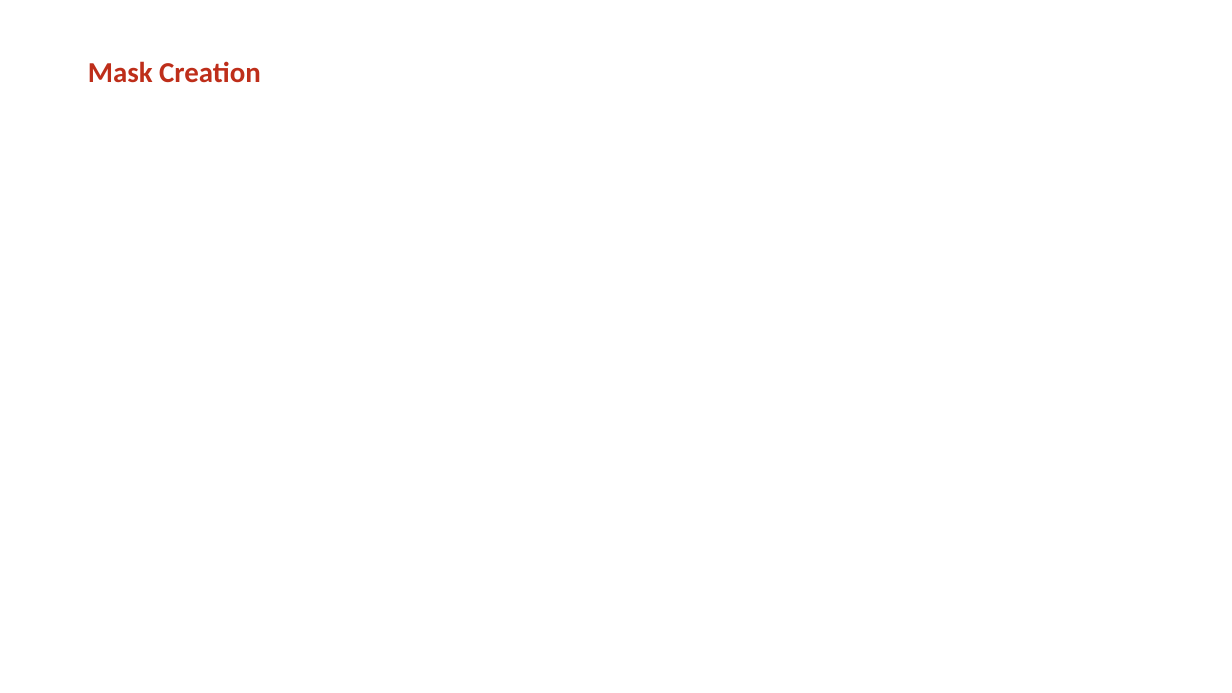
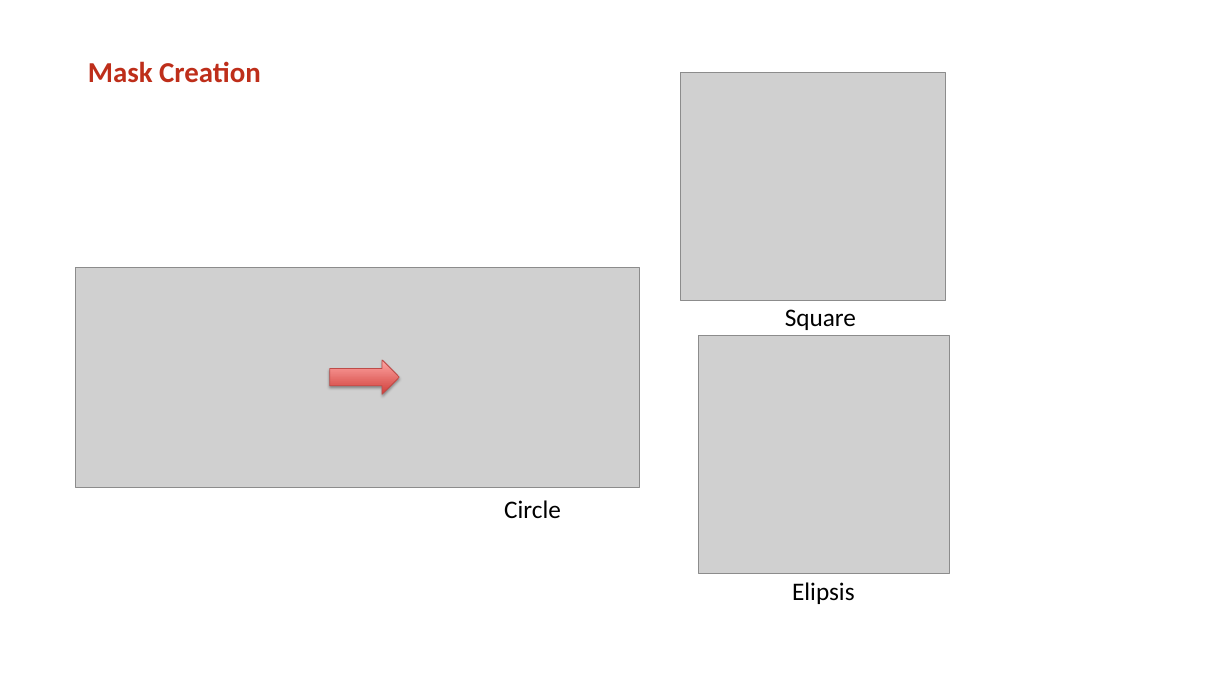
Before and after one commit to jeffluppes/ISMI2018, a slide deck: slide 7 of Project/Presentation/Mid_term_presentation.pptx. Drawn at 1232x693 pixels with LibreOffice and Linux fonts; fonts in the diff are those of the drawing; grey boxes stand for pictures; background and template pictures are left out. Boxes give left, top, right and bottom in pixels: in the first picture for what was removed or moved away, otherwise in the second. Text is boxed around its words. In the diff, an @@ line names an element or a change of style, - is before the commit and + after.

```diff
--- a/Project/Presentation/Mid_term_presentation.pptx
+++ b/Project/Presentation/Mid_term_presentation.pptx
@@ picture added at bbox=[681, 73, 946, 301] @@
@@ picture added at bbox=[75, 267, 640, 487] @@
@@ text added at bbox=[785, 309, 856, 330], 28 pt, text #000000 @@
+Square
@@ picture added at bbox=[698, 335, 949, 573] @@
@@ right arrow added at bbox=[330, 360, 399, 394], fill gradient #D1403C to #FFA6A5, outline #BF4C48 0.75 pt @@
@@ text added at bbox=[504, 500, 561, 518], 28 pt, text #000000 @@
+Circle
@@ text added at bbox=[792, 582, 855, 604], 28 pt, text #000000 @@
+Elipsis
```
Also in this commit, not shown: 9 other slides changed.
